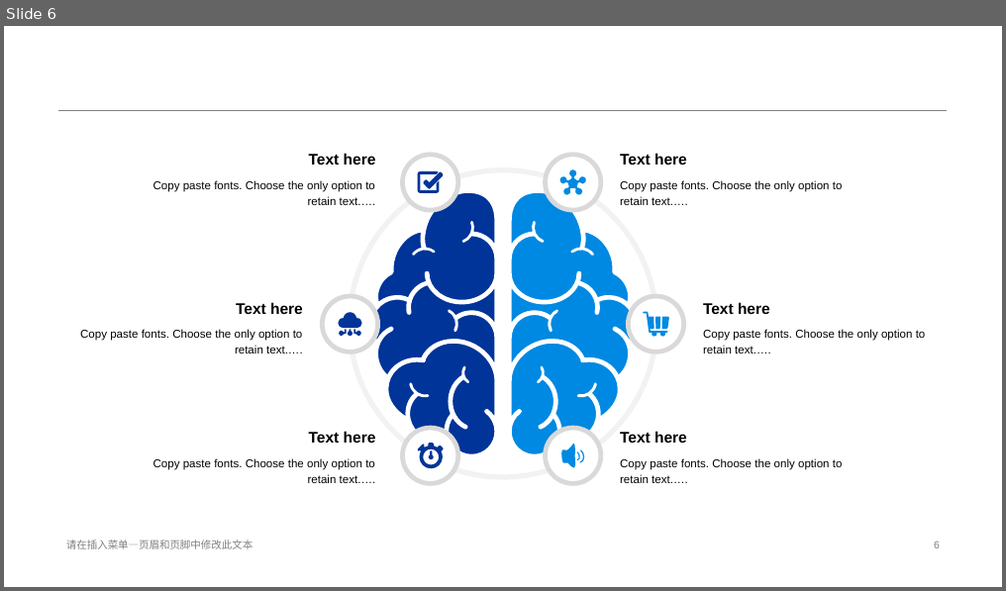
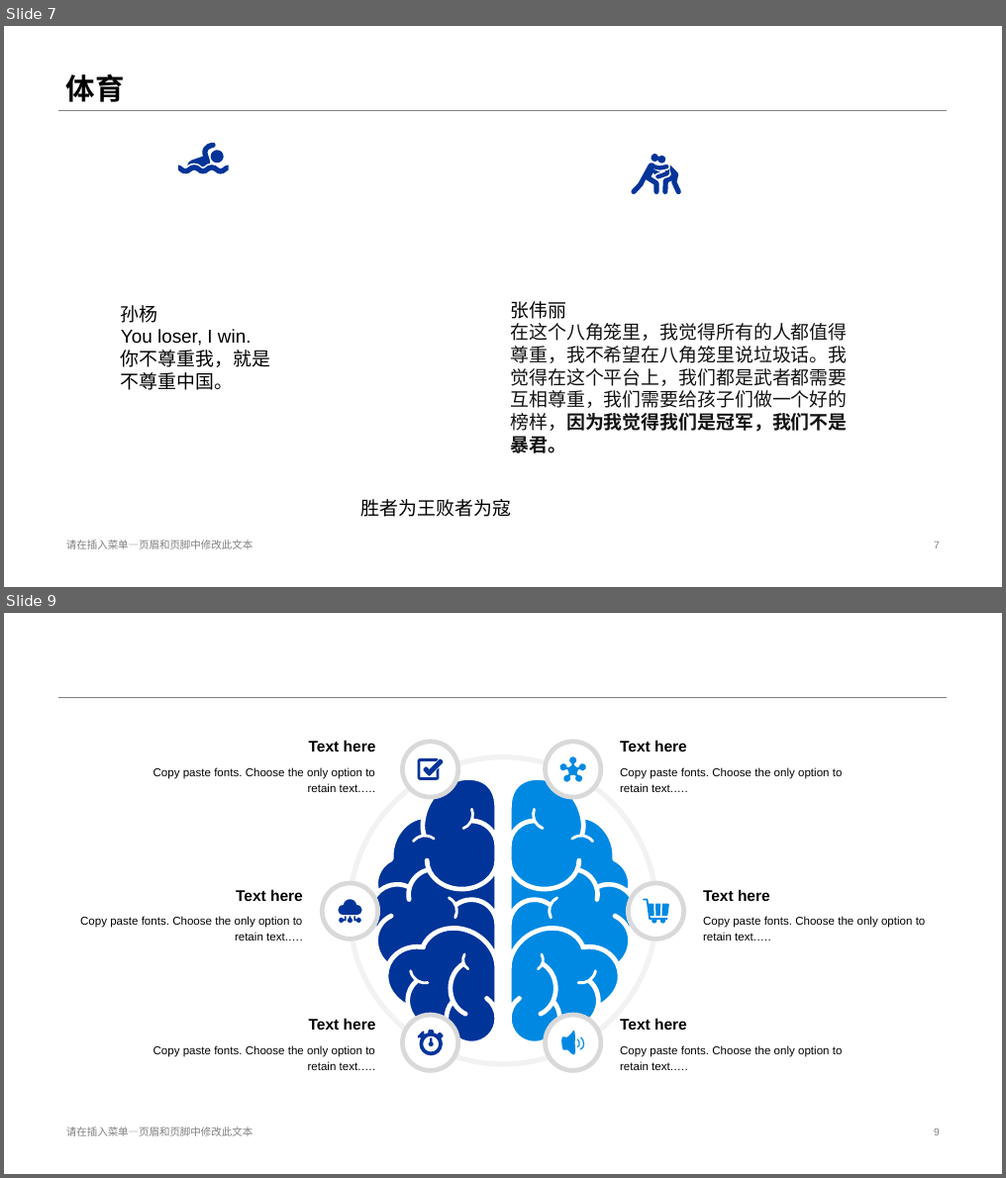
Before and after one commit to zyao197/zyao197.github.io, a slide deck: Mindset.pptx. Shown one above the other, each under a label of ours: slide 6 before the commit, slides 7 and 9 after it; the slides between them are not shown. The pictures are 1006x591 and 1006x1178 pixels, drawn with LibreOffice and Linux fonts; fonts in the diff are those of the drawing. Boxes give left, top, right and bottom in pixels: in the first picture for what was removed or moved away, otherwise in the second. Text is boxed around its words. In the diff, an @@ line names an element or a change of style, - is before the commit and + after.

```diff
--- a/Mindset.pptx
+++ b/Mindset.pptx
@@ slide 7 added at bbox=[4, 26, 1002, 587], background #FFFFFF; not listed: 1 template element that a slide beside it also shows @@
@@ title added at bbox=[66, 74, 125, 102], 28 pt, text #000000, bold @@
+体育
@@ freeform shape added at bbox=[178, 143, 229, 174], fill #003499 @@
@@ freeform shape added at bbox=[632, 154, 681, 194], fill #003499 @@
@@ text added at bbox=[121, 305, 270, 390], 18 pt, text #000000 @@
+孙杨
+You loser, I win.
+你不尊重我，就是不尊重中国。
@@ text added at bbox=[510, 301, 846, 454], 18 pt, text #121212 @@
+张伟丽
+在这个八角笼里，我觉得所有的人都值得尊重，我不希望在八角笼里说垃圾话。我觉得在这个平台上，我们都是武者都需要互相尊重，我们需要给孩子们做一个好的榜样，因为我觉得我们是冠军，我们不是暴君。
@@ text added at bbox=[361, 499, 511, 517], 18 pt, text #000000 @@
+胜者为王败者为寇
@@ text added at bbox=[66, 540, 252, 550], 10 pt, text #808080 @@
+请在插入菜单—页眉和页脚中修改此文本
@@ page number added at bbox=[934, 542, 940, 549], 10 pt, text #808080 @@
+7
@@ what was slide 6 is now slide 9 @@
```
Also in this commit, not shown: 6 slides changed, 2 other slides added, 6 other files.
